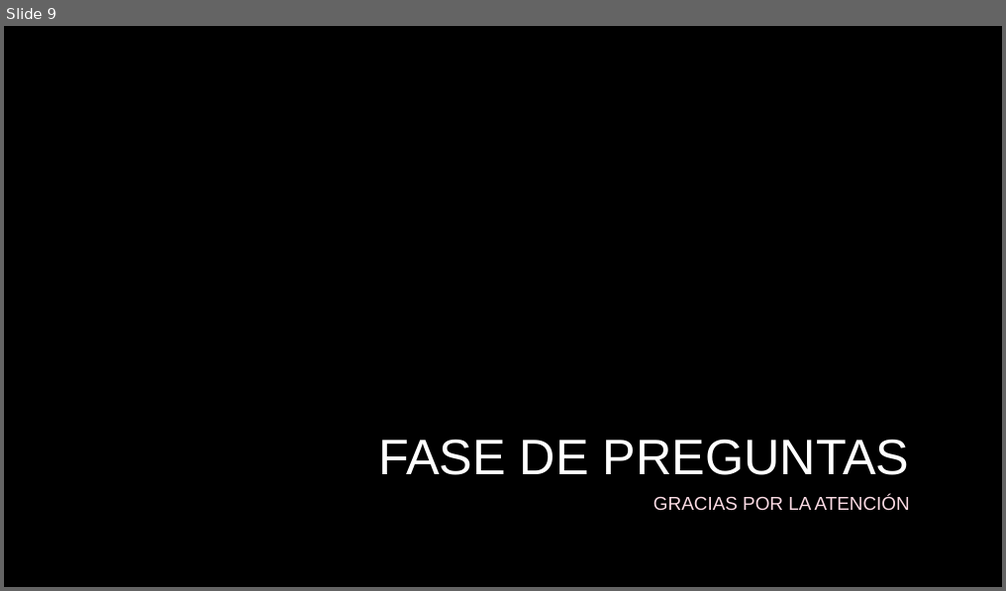
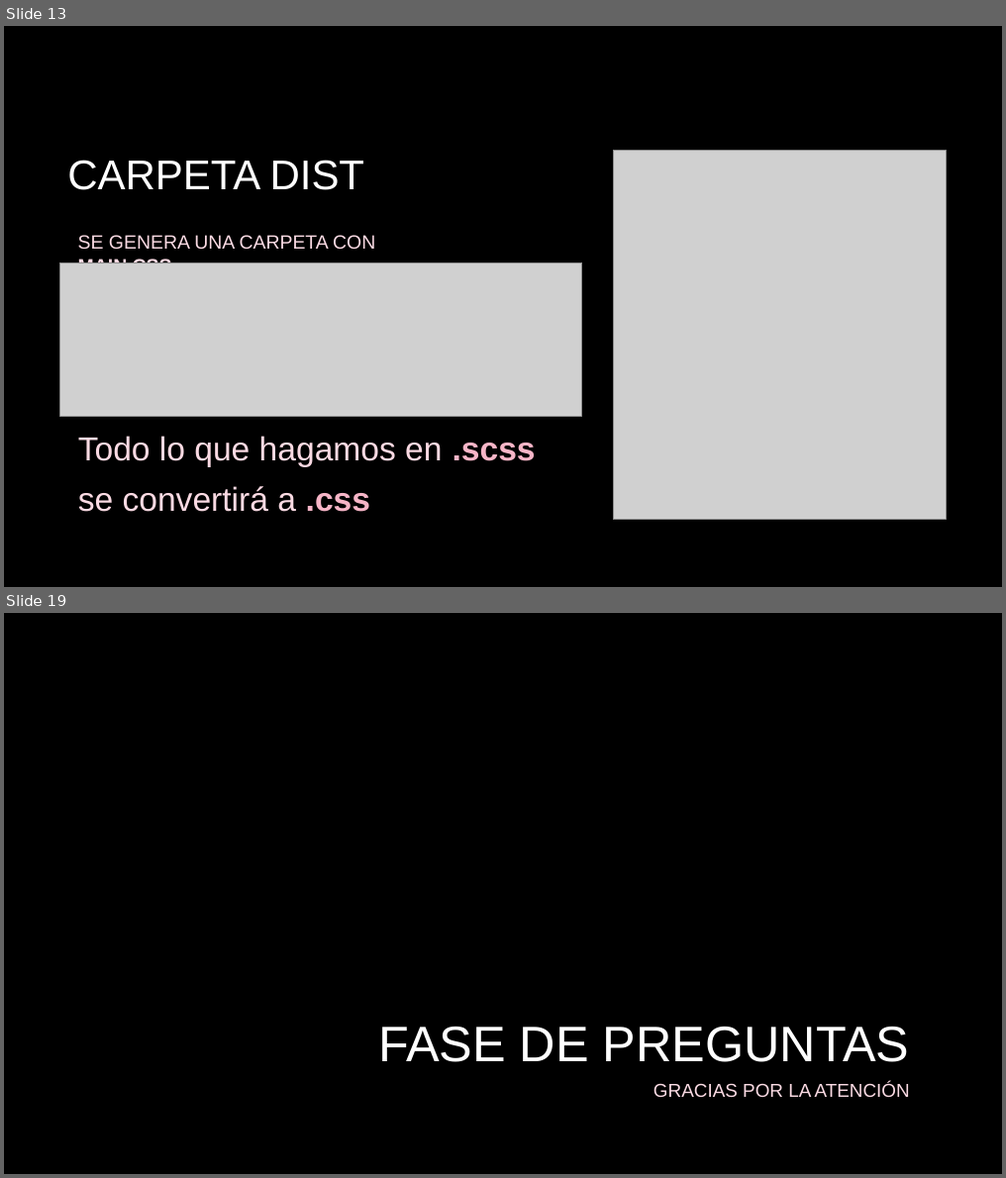
Before and after one commit to marcosfdsl/dawe2-diwe-susy, a slide deck: Susy.pptx. Shown one above the other, each under a label of ours: slide 9 before the commit, slides 13 and 19 after it; the slides between them are not shown. The pictures are 1006x591 and 1006x1178 pixels, drawn with LibreOffice and Linux fonts; fonts in the diff are those of the drawing; grey boxes stand for pictures; background and template pictures are left out. Boxes give left, top, right and bottom in pixels: in the first picture for what was removed or moved away, otherwise in the second. Text is boxed around its words. In the diff, an @@ line names an element or a change of style, - is before the commit and + after.

```diff
--- a/Susy.pptx
+++ b/Susy.pptx
@@ slide 13 added at (4, 26, 1002, 587), background picture (left out) @@
@@ text added at (67, 160, 364, 190), 40 pt, text #FFFFFF @@
+CARPETA DIST
@@ picture added at (614, 151, 945, 520) @@
@@ picture added at (60, 263, 582, 416) @@
@@ text added at (78, 235, 375, 264), 18.5 pt, text #FADAE3 @@
+SE GENERA UNA CARPETA CON MAIN.CSS
@@ text added at (78, 436, 536, 512), 32 pt, text #FADAE3 @@
+Todo lo que hagamos en .scss
+se convertirá a .css
@@ what was slide 9 is now slide 19 @@
```
Also in this commit, not shown: 3 slides changed, 9 other slides added, 4 other files.
